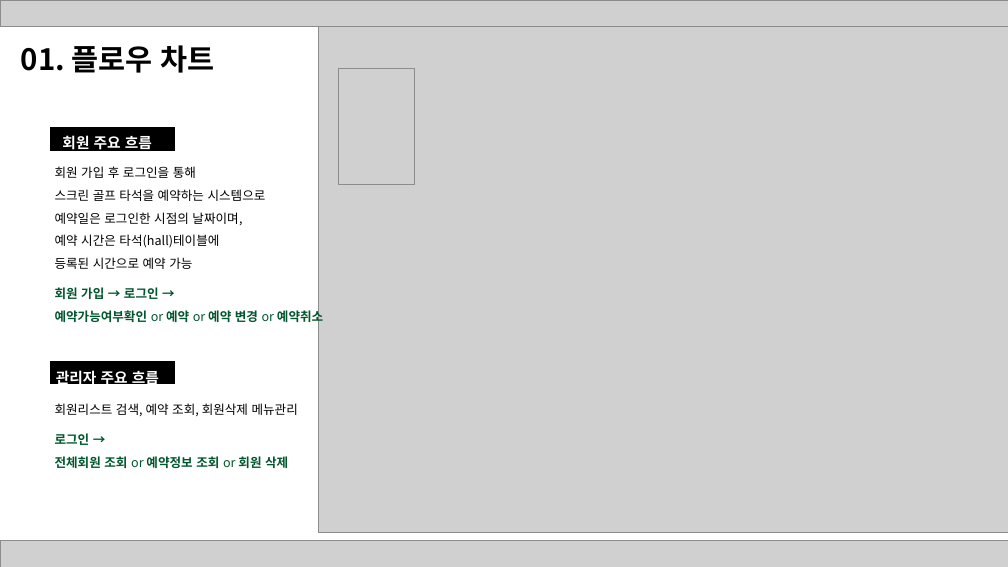
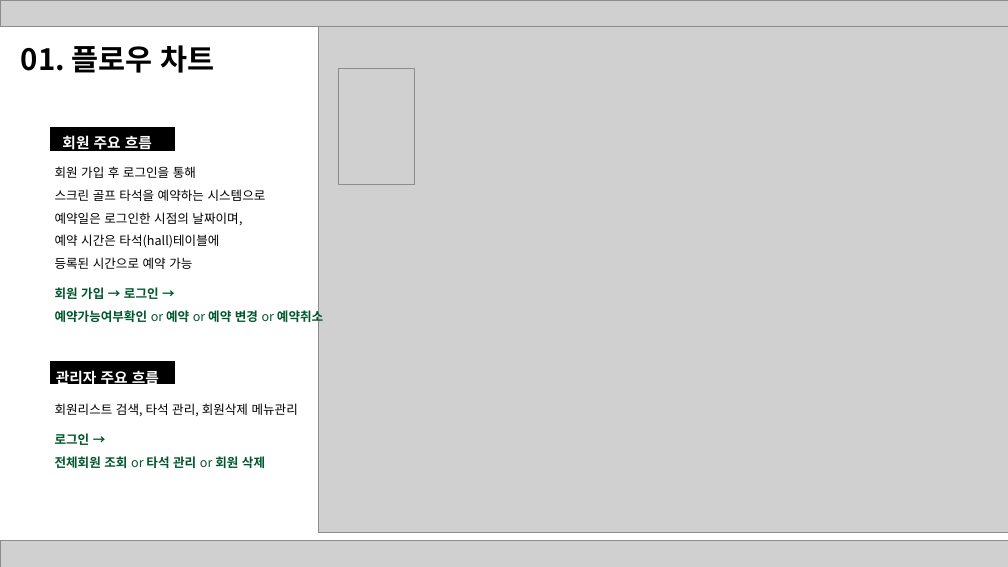
Before and after one commit to skjung1979/classproject, a slide deck: slide 3 of ppt/원팀 발표자료 20201027.pptx. Drawn at 1008x567 pixels with LibreOffice and Linux fonts; fonts in the diff are those of the drawing; grey boxes stand for pictures. Boxes give left, top, right and bottom in pixels: in the first picture for what was removed or moved away, otherwise in the second. Text is boxed around its words. In the diff, an @@ line names an element or a change of style, - is before the commit and + after.

```diff
--- a/ppt/원팀 발표자료 20201027.pptx
+++ b/ppt/원팀 발표자료 20201027.pptx
@@ text at bbox=[55, 403, 298, 416]: text changed @@
-회원리스트 검색, 예약 조회, 회원삭제 메뉴관리
+회원리스트 검색, 타석 관리, 회원삭제 메뉴관리
@@ text at bbox=[55, 456, 265, 468]: text changed @@
-전체회원 조회 or 예약정보 조회 or 회원 삭제
+전체회원 조회 or 타석 관리 or 회원 삭제
```
Also in this commit, not shown: 8 other slides changed.
